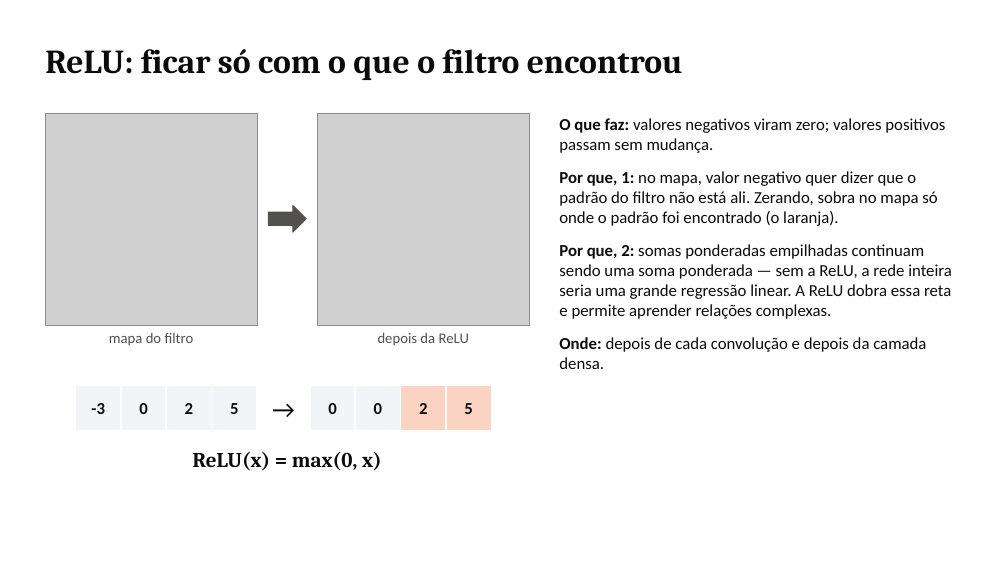
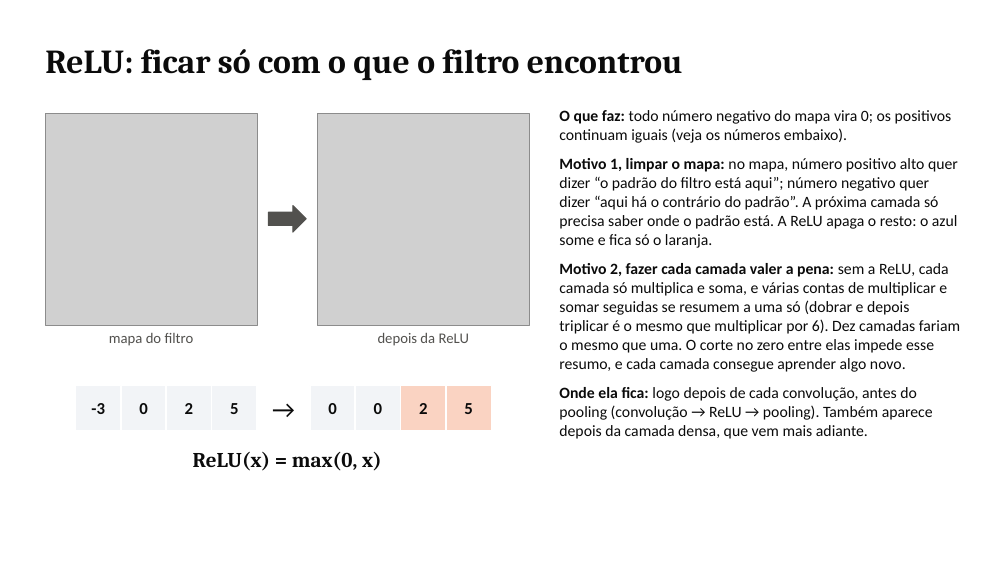
Before and after one commit to DaviPac/topicos-avancados-ia, a slide deck: slide 9 of code/cnn-pneumonia-r/slides/videoaula_cnn_r.pptx. Drawn at 1008x567 pixels with LibreOffice and Linux fonts; fonts in the diff are those of the drawing; grey boxes stand for pictures. Boxes give left, top, right and bottom in pixels: in the first picture for what was removed or moved away, otherwise in the second. Text is boxed around its words. In the diff, an @@ line names an element or a change of style, - is before the commit and + after.

```diff
--- a/code/cnn-pneumonia-r/slides/videoaula_cnn_r.pptx
+++ b/code/cnn-pneumonia-r/slides/videoaula_cnn_r.pptx
@@ text at [559, 110, 960, 439]: text changed; size 16 to 15 pt @@
-O que faz: valores negativos viram zero; valores positivos passam sem mudança.
-Por que, 1: no mapa, valor negativo quer dizer que o padrão do filtro não está ali. Zerando, sobra no mapa só onde o padrão foi encontrado (o laranja).
-Por que, 2: somas ponderadas empilhadas continuam sendo uma soma ponderada — sem a ReLU, a rede inteira seria uma grande regressão linear. A ReLU dobra essa reta e permite aprender relações complexas.
-Onde: depois de cada convolução e depois da camada densa.
+O que faz: todo número negativo do mapa vira 0; os positivos continuam iguais (veja os números embaixo).
+Motivo 1, limpar o mapa: no mapa, número positivo alto quer dizer “o padrão do filtro está aqui”; número negativo quer dizer “aqui há o contrário do padrão”. A próxima camada só precisa saber onde o padrão está. A ReLU apaga o resto: o azul some e fica só o laranja.
+Motivo 2, fazer cada camada valer a pena: sem a ReLU, cada camada só multiplica e soma, e várias contas de multiplicar e somar seguidas se resumem a uma só (dobrar e depois triplicar é o mesmo que multiplicar por 6). Dez camadas fariam o mesmo que uma. O corte no zero entre elas impede esse resumo, e cada camada consegue aprender algo novo.
+Onde ela fica: logo depois de cada convolução, antes do pooling (convolução → ReLU → pooling). Também aparece depois da camada densa, que vem mais adiante.
```
Also in this commit, not shown: 7 other slides changed, 2 other files.
